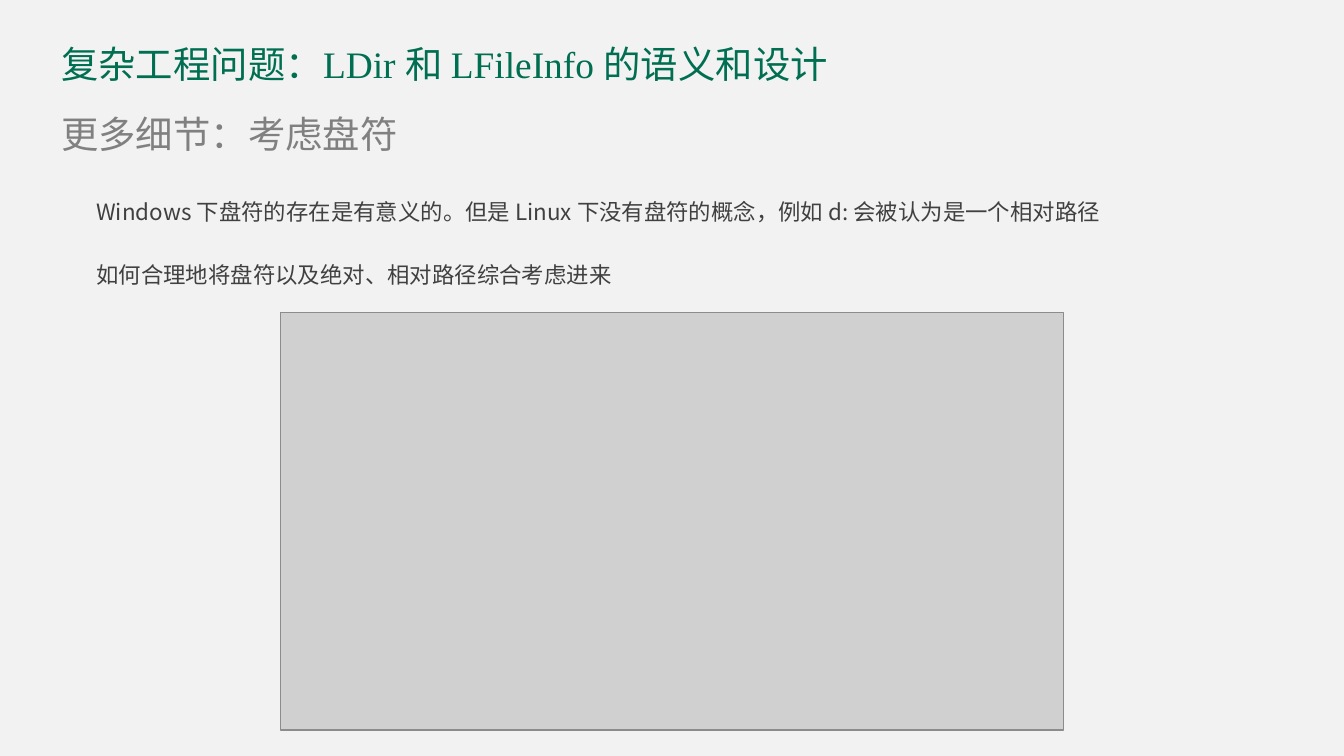
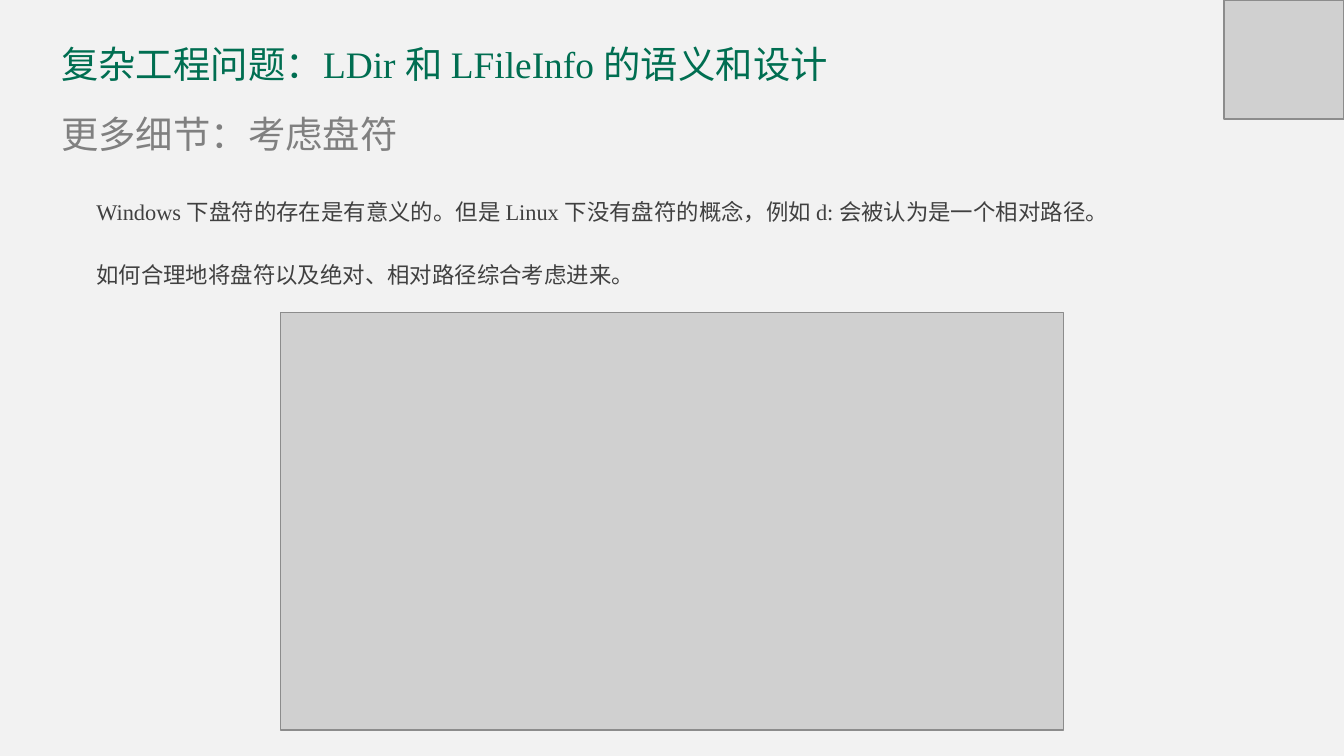
Before and after one commit to DavidingPlus/study-notes, a slide deck: slide 17 of 实习/合迅科技/实习答辩/刘治学-答辩 PPT.pptx. Drawn at 1344x756 pixels with LibreOffice and Linux fonts; fonts in the diff are those of the drawing; grey boxes stand for pictures. Boxes give left, top, right and bottom in pixels: in the first picture for what was removed or moved away, otherwise in the second. Text is boxed around its words. In the diff, an @@ line names an element or a change of style, - is before the commit and + after.

```diff
--- a/实习/合迅科技/实习答辩/刘治学-答辩 PPT.pptx
+++ b/实习/合迅科技/实习答辩/刘治学-答辩 PPT.pptx
@@ picture added at (x1=1224, y1=0, x2=1344, y2=120) @@
@@ text at (x1=96, y1=201, x2=1108, y2=285): text changed; font Noto Sans CJK SC to Times New Roman @@
-Windows 下盘符的存在是有意义的。但是 Linux 下没有盘符的概念，例如 d: 会被认为是一个相对路径
-如何合理地将盘符以及绝对、相对路径综合考虑进来
+Windows 下盘符的存在是有意义的。但是 Linux 下没有盘符的概念，例如 d: 会被认为是一个相对路径。
+如何合理地将盘符以及绝对、相对路径综合考虑进来。
```
Also in this commit, not shown: 21 other slides changed, 4 slides added, 1 slide removed, 1 other file.
